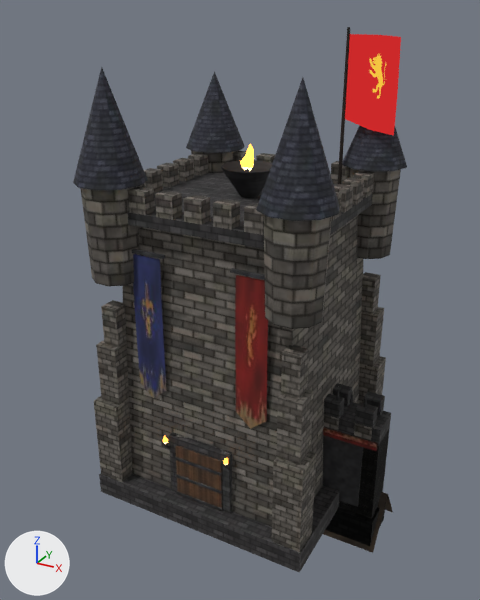
The glTF model blender/ringhold_town.glb: old version first, new version second.
Camera for both pictures: a 50 mm lens placed at (10.24, -19.26, 16.76), pointed at (-0.22, -0.24, 7.25). Every picture has the same lights, and +X, +Y and +Z are marked at lower left. The older version comes first. Where no turn or scale is listed for an object, it has been applied to the vertices. Vertices at exactly the same position are counted once.

Names of what the first picture shows: 'keep_banner', 'keep_body', 'keep_brazier', 'wall_iron_body', 'wall_stone_body', 'wall_wood_body' and 2 more.
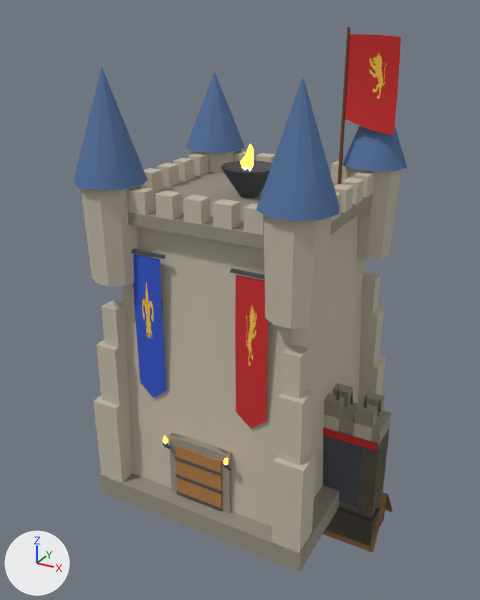
Boxes [x1, y1, x2, y2] around the edits, measured in the pictures (480 x 600 px; the box of a moved part takes in the faces that stretch with it):
'keep_body', recoloured, surface changed (black to grey): [73, 67, 407, 573] in both
'wall_iron_body', recoloured (lighter): [323, 383, 391, 518] in both
'keep_banner', recoloured: [345, 34, 401, 136] in both
part 1 of me_keep_body, moved or reshaped: [94, 359, 386, 573] in both
part 2 of me_keep_body, recoloured (grey to light grey): [80, 150, 401, 539] in both
part 3 of me_keep_body, recoloured: [128, 172, 373, 513] in both
part 4 of me_keep_body, recoloured (black to blue): [73, 67, 407, 221] in both
part 5 of me_keep_body, recoloured (lighter): [175, 445, 222, 510] in both
part 6 of me_keep_body, recoloured: [132, 249, 265, 511] in both
part 7 of me_keep_body, recoloured (lighter): [133, 254, 167, 398] in both
part 8 of me_keep_body, recoloured (lighter): [235, 275, 268, 429] in both

Edits to the bpy script that builds the scene:
```text
Add img_t_banner_blue:
    img_t_banner_blue = load_image('t_banner_blue', '_unpacked/t_banner_blue', 512, 512, 'sRGB')
Change mat_t_banner_red:
    where n0 = _N.new('ShaderNodeBsdfPrincipled'); n0.name = 'Principled BSDF'
    remove n0.inputs[0].default_value = (0.0, 0.0, 0.0, 1.0)  # 'Base Color', black #000000
    remove n0.inputs[1].default_value = 1.0  # 'Metallic'
    remove n0.inputs[28].default_value = 1.0  # 'Emission Strength'
    n0.inputs[2].default_value: 1.0 -> 0.85  # 'Roughness'
    where n2 = _N.new('ShaderNodeTexImage'); n2.name = 'Image Texture'
    remove _L.new(n2.outputs[0], n0.inputs[27])  # 'Color' to 'Emission Color'
    add _L.new(n2.outputs[0], n0.inputs[0])  # 'Color' to 'Base Color'
Add mat_t_stone:
    mat_t_stone = principled_material('t_stone')
    mat_t_stone.base_color = (0.552, 0.497, 0.392)  # light grey #c4bba8
    mat_t_stone.roughness = 0.85
Add mat_t_planks:
    mat_t_planks = principled_material('t_planks')
    mat_t_planks.base_color = (0.434, 0.195, 0.0545)  # brown #b07a42
    mat_t_planks.roughness = 0.85
Add mat_t_stone_dk:
    mat_t_stone_dk = principled_material('t_stone_dk')
    mat_t_stone_dk.base_color = (0.305, 0.275, 0.223)  # grey #968f82
    mat_t_stone_dk.roughness = 0.85
Add mat_t_iron:
    mat_t_iron = principled_material('t_iron')
    mat_t_iron.base_color = (0.0742, 0.0823, 0.102)  # dark grey #4d515a
    mat_t_iron.roughness = 0.85
Add mat_t_banner_blue:
    mat_t_banner_blue = principled_material('t_banner_blue')
    mat_t_banner_blue.texture = img_t_banner_blue
    mat_t_banner_blue.roughness = 0.85
Add mat_t_slate:
    mat_t_slate = principled_material('t_slate')
    mat_t_slate.base_color = (0.0782, 0.159, 0.332)  # blue #4f6f9c
    mat_t_slate.roughness = 0.85
Change me_keep_body:
    where me_keep_body.from_pydata(...)  # 652 vertices, 950 faces; spans x -4.3..4.3, y -4.3..4.3, z 0.0..15.2
    used by ob_keep_body; location = (0.0, 0.0, 0.0)
    me_keep_body part 1
    28 faces are deleted
    18 new faces join them, mat_t_stone (light grey #c4bba8)
    10 new faces join them, mat_t_stone_dk (grey #968f82)
    me_keep_body part 2: 638 faces spanning x -4.2..4.2, y -4.1..4.1, z 0.8..11.8 switch from mat_t_baked_keep_body (picture img_k_baked_keep_body) to mat_t_stone (light grey #c4bba8)
    me_keep_body part 3: 44 faces spanning x -4.1..4.1, y -4.1..4.1, z 0.0..11.0 switch from mat_t_baked_keep_body (picture img_k_baked_keep_body) to mat_t_stone_dk (grey #968f82)
    me_keep_body part 4: 80 faces spanning x -4.3..4.3, y -4.3..4.3, z 11.8..15.2 switch from mat_t_baked_keep_body (picture img_k_baked_keep_body) to mat_t_slate (blue #4f6f9c)
    me_keep_body part 5: 12 faces spanning x -0.9..0.9, y -3.6..-3.5, z 0.6..2.9 switch from mat_t_baked_keep_body (picture img_k_baked_keep_body) to mat_t_planks (brown #b07a42)
    me_keep_body part 6: 108 faces spanning x -2.6..2.6, y -3.7..-3.1, z 0.8..9.8 switch from mat_t_baked_keep_body (picture img_k_baked_keep_body) to mat_t_iron (dark grey #4d515a)
    me_keep_body part 7: 20 faces spanning x -2.5..-1.4, y -3.4, z 4.4..9.6 switch from mat_t_baked_keep_body (picture img_k_baked_keep_body) to mat_t_banner_blue (picture img_t_banner_blue)
    me_keep_body part 8: 20 faces spanning x 1.4..2.5, y -3.4, z 4.4..9.6 switch from mat_t_baked_keep_body (picture img_k_baked_keep_body) to mat_t_banner_red (picture img_t_banner_red)
```
